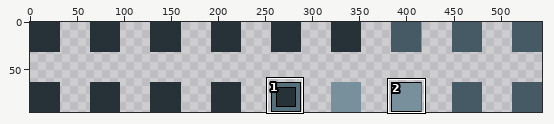
Edited in one commit: pixel-art file (TinyRPG/Assets/Art/TilePalettes/Custom.aseprite). The first picture is a wide view before the edit; the outline marks the close-up.
Close-up. As it was:
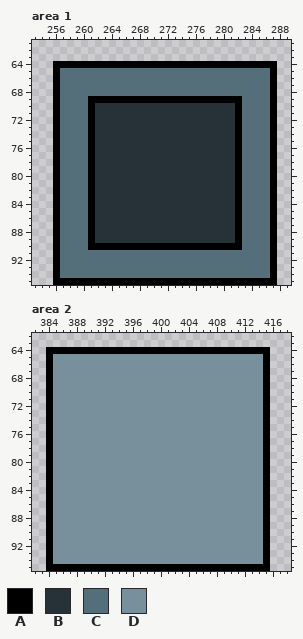
544x96 pixels, 1 frame. Shown: area 1: x 253..289, y 61..95; area 2: x 382..418, y 62..95. The commit also changed other parts of the picture, which this record leaves out.
Palette (. is transparent): A #000000  B #263238  C #546e7a  D #78909c
After the commit:
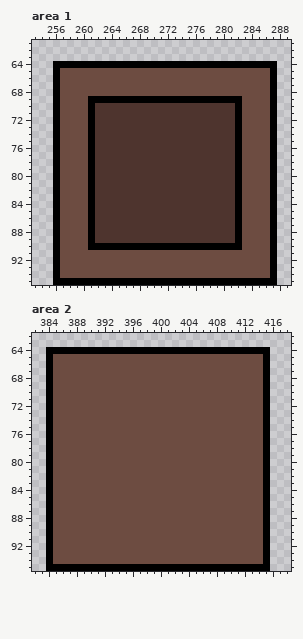
The edit:
colour B: #263238 -> #4e342e
colour D: #78909c -> #6d4c41
Changed rows in their new state; - is a pixel that keeps its letter.
Area 1, layer "Layer 2":
first column x 257:
65 DDDDDDDDDDDDDDDDDDDDDDDDDDDDDD
66 DDDDDDDDDDDDDDDDDDDDDDDDDDDDDD
67 DDDDDDDDDDDDDDDDDDDDDDDDDDDDDD
68 DDDDDDDDDDDDDDDDDDDDDDDDDDDDDD
69 DDDD----------------------DDDD
70 DDDD----------------------DDDD
71 DDDD----------------------DDDD
72 DDDD----------------------DDDD
73 DDDD----------------------DDDD
74 DDDD----------------------DDDD
75 DDDD----------------------DDDD
76 DDDD----------------------DDDD
77 DDDD----------------------DDDD
78 DDDD----------------------DDDD
79 DDDD----------------------DDDD
80 DDDD----------------------DDDD
81 DDDD----------------------DDDD
82 DDDD----------------------DDDD
83 DDDD----------------------DDDD
84 DDDD----------------------DDDD
85 DDDD----------------------DDDD
86 DDDD----------------------DDDD
87 DDDD----------------------DDDD
88 DDDD----------------------DDDD
89 DDDD----------------------DDDD
90 DDDD----------------------DDDD
91 DDDDDDDDDDDDDDDDDDDDDDDDDDDDDD
92 DDDDDDDDDDDDDDDDDDDDDDDDDDDDDD
93 DDDDDDDDDDDDDDDDDDDDDDDDDDDDDD
94 DDDDDDDDDDDDDDDDDDDDDDDDDDDDDD
Where, in picture pixels (left, top, right, bottom), the same in both close-ups:
changed: (60, 68, 270, 278)
changed: (53, 354, 263, 564)
